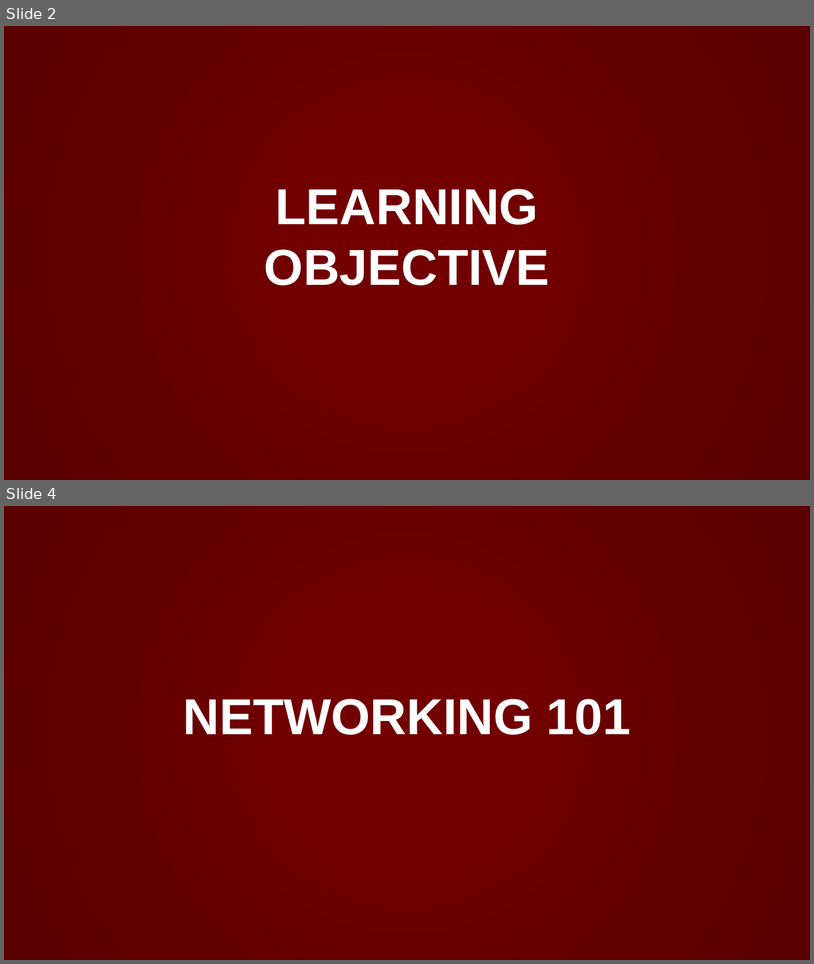
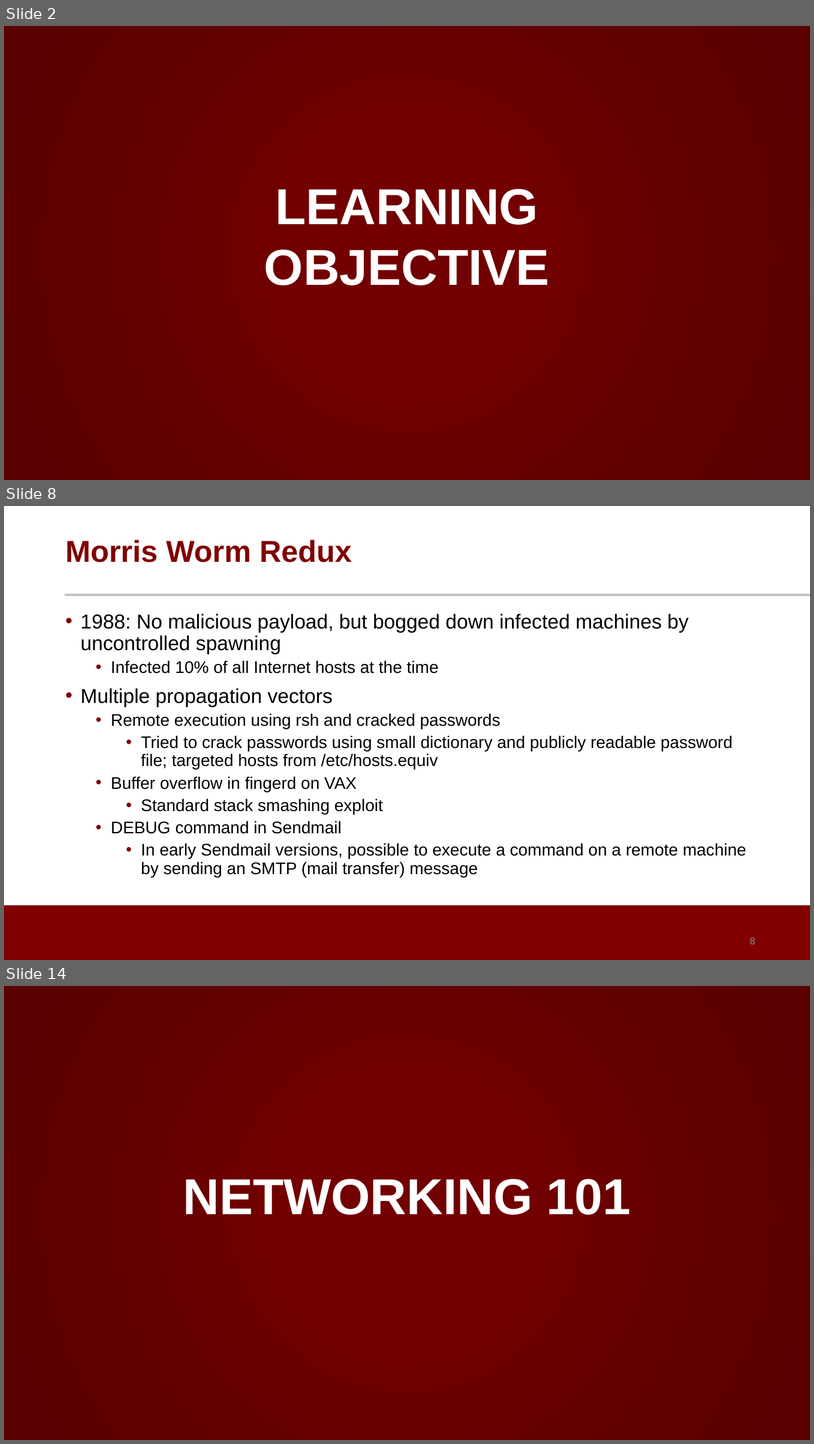
Before and after one commit to noise-lab/ML-Cybersecurity, a slide deck: module-2/ppt/2.1-Overview.pptx. Shown one above the other, each under a label of ours: slides 2 and 4 before the commit, slides 2, 8 and 14 after it; the slides between them are not shown. The pictures are 814x964 and 814x1444 pixels, drawn with LibreOffice and Linux fonts; fonts in the diff are those of the drawing; background and template pictures are left out. Boxes give left, top, right and bottom in pixels: in the first picture for what was removed or moved away, otherwise in the second. Text is boxed around its words. In the diff, an @@ line names an element or a change of style, - is before the commit and + after.

```diff
--- a/module-2/ppt/2.1-Overview.pptx
+++ b/module-2/ppt/2.1-Overview.pptx
@@ slide 8 added at (4,506,810,960), background #FFFFFF @@
@@ title added at (65,540,352,562), 36 pt, text #800000, bold @@
+Morris Worm Redux
@@ line added from (65, 595) to (810, 595), #C2C4C2 3 pt @@
@@ text added at (81,613,747,877), 20 pt, text #000000 @@
+• 1988: No malicious payload, but bogged down infected machines by uncontrolled spawning
+  • Infected 10% of all Internet hosts at the time
+• Multiple propagation vectors
+  • Remote execution using rsh and cracked passwords
+    • Tried to crack passwords using small dictionary and publicly readable password file; targeted hosts from /etc/hosts.equiv
+  • Buffer overflow in fingerd on VAX
+    • Standard stack smashing exploit
+  • DEBUG command in Sendmail
+    • In early Sendmail versions, possible to execute a command on a remote machine by sending an SMTP (mail transfer) message
@@ rectangle added at (4,905,810,960), fill #800000 @@
@@ page number added at (750,937,756,944), 12 pt, text #898989 @@
+8
@@ what was slide 4 is now slide 14 @@
```
Also in this commit, not shown: 1 slide changed, 10 other slides added, 8 other files.
